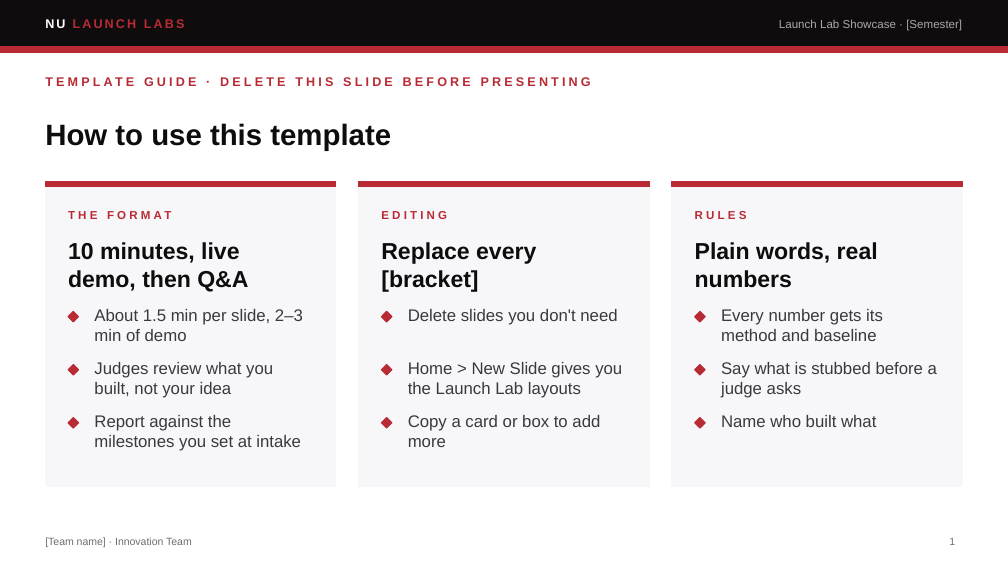
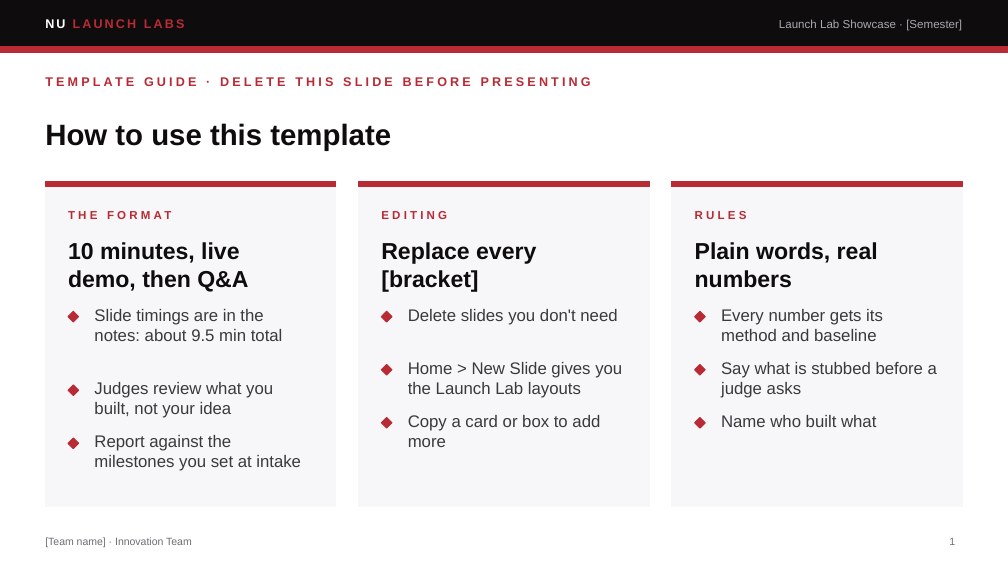
Before and after one commit to song856854132/launch-lab-showcase, a slide deck: slide 1 of template/Launch-Lab-Showcase-Innovation-Template.pptx. Drawn at 1008x567 pixels with LibreOffice and Linux fonts; fonts in the diff are those of the drawing. Boxes give left, top, right and bottom in pixels: in the first picture for what was removed or moved away, otherwise in the second. Text is boxed around its words. In the diff, an @@ line names an element or a change of style, - is before the commit and + after.

```diff
--- a/template/Launch-Lab-Showcase-Innovation-Template.pptx
+++ b/template/Launch-Lab-Showcase-Innovation-Template.pptx
@@ rectangle: place and size @@
-rectangle at bbox=[45, 181, 336, 486]
+rectangle at bbox=[45, 181, 336, 507]
@@ text at bbox=[94, 309, 283, 341]: text changed @@
-About 1.5 min per slide, 2–3 min of demo
+Slide timings are in the notes: about 9.5 min total
@@ 2 texts, 2 diamonds: place and size @@
-2 texts, 2 diamonds at bbox=[68, 362, 301, 451]
+2 texts, 2 diamonds at bbox=[68, 382, 301, 471]
```
Also in this commit, not shown: 1 other slide changed, 13 other files.
